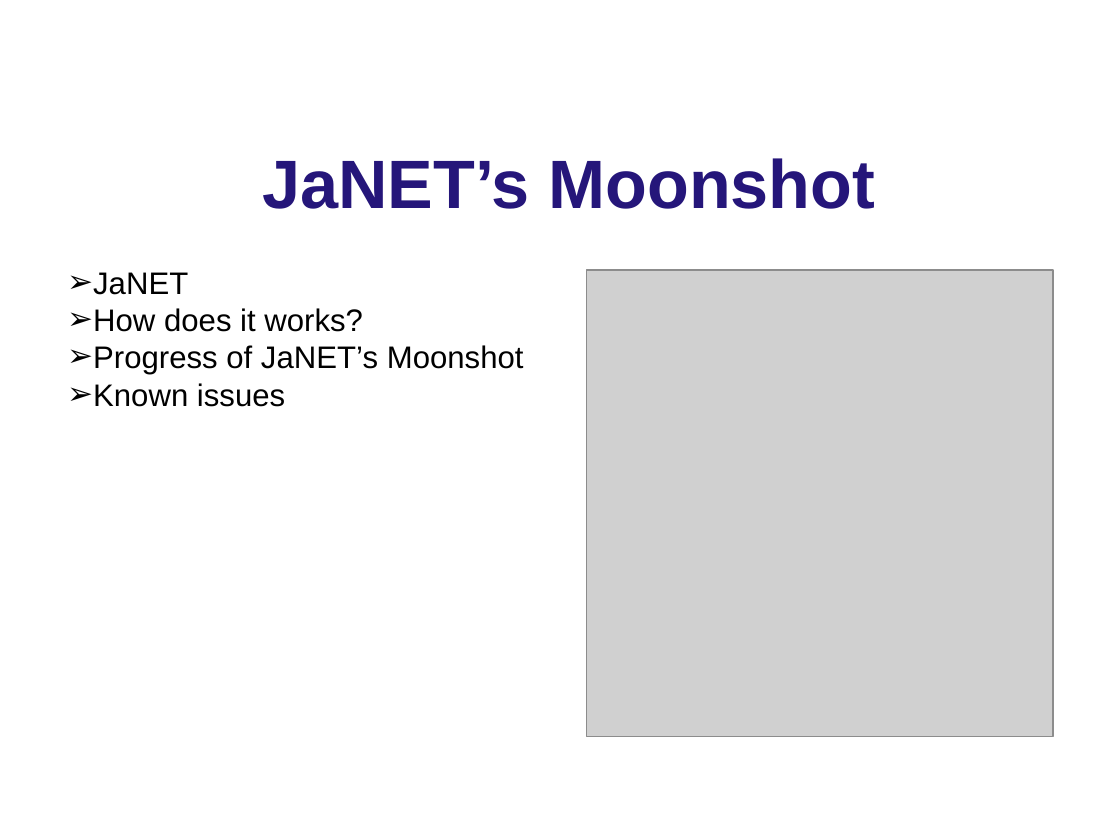
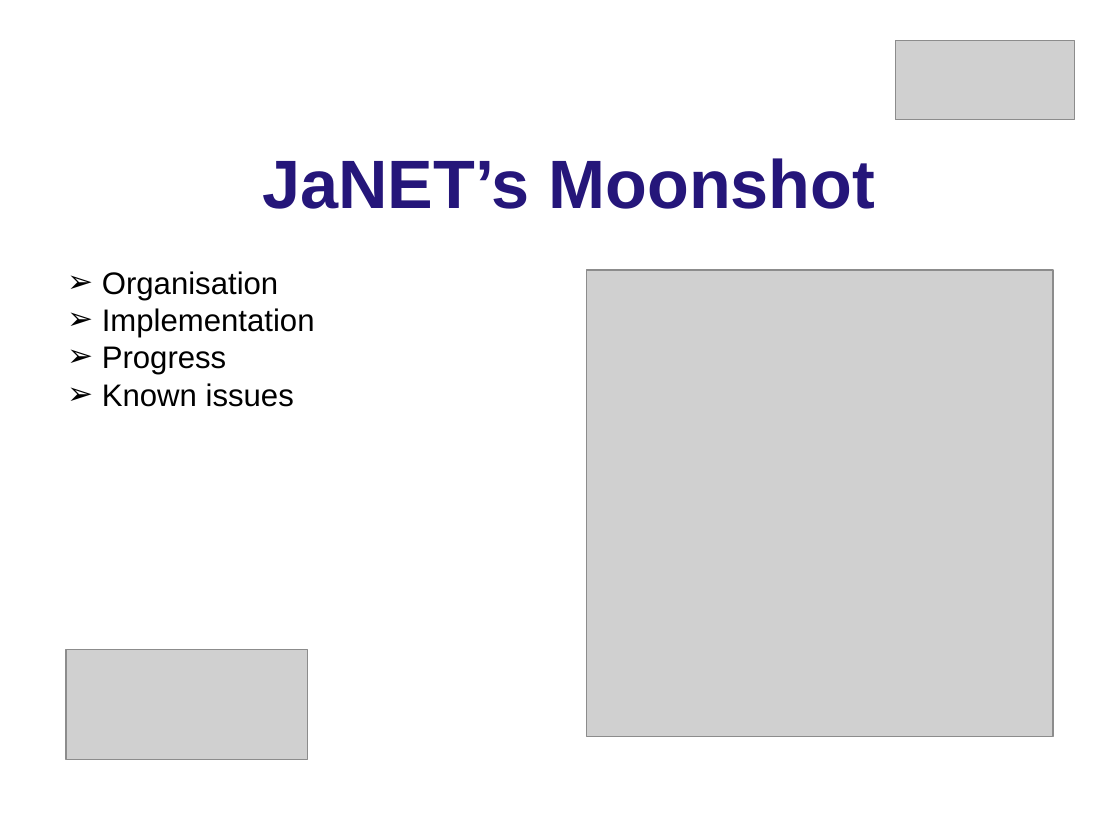
Before and after one commit to MoonshotNL/moonshotdocuments, a slide deck: slide 8 of Presentations/Final presentation.pptx (slide 5 before the commit). Drawn at 1120x840 pixels with LibreOffice and Linux fonts; fonts in the diff are those of the drawing; grey boxes stand for pictures; background and template pictures are left out. Boxes give left, top, right and bottom in pixels: in the first picture for what was removed or moved away, otherwise in the second. Text is boxed around its words. In the diff, an @@ line names an element or a change of style, - is before the commit and + after.

```diff
--- a/Presentations/Final presentation.pptx
+++ b/Presentations/Final presentation.pptx
@@ picture added at [895,40,1074,120] @@
@@ text at [102,271,315,375]: text changed @@
-➢ JaNET
-➢ How does it works?
-➢ Progress of JaNET’s Moonshot
+➢ Organisation
+➢ Implementation
+➢ Progress
@@ picture added at [66,650,307,760] @@
```
Also in this commit, not shown: 27 other slides changed, 7 slides added, 1 slide removed, 4 other files.
